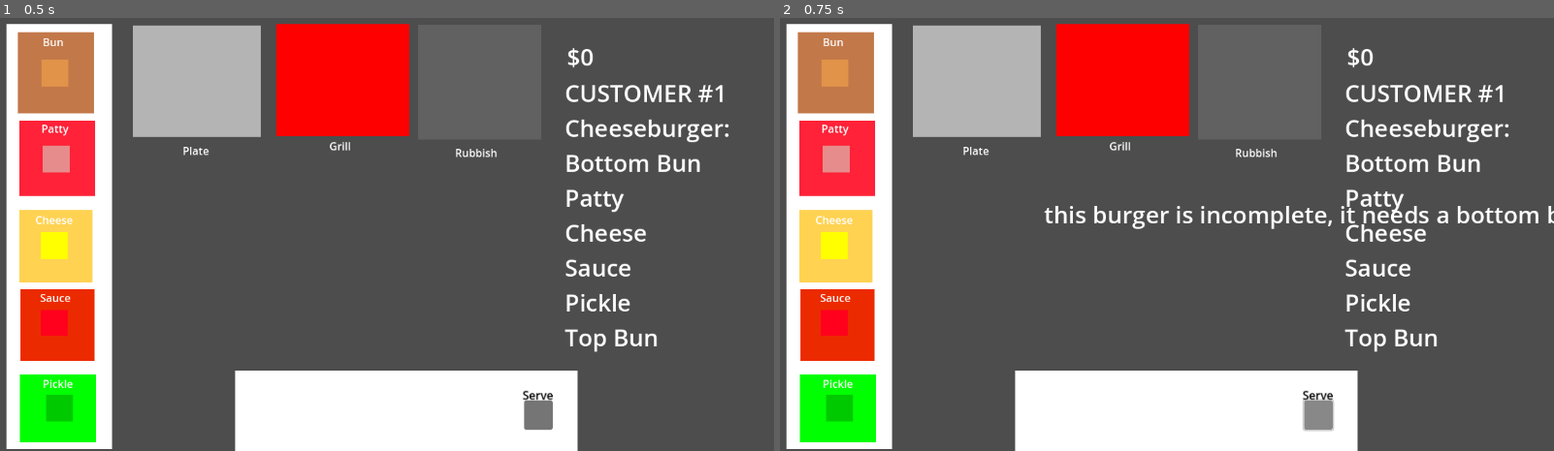
Above: before the commit, frames 1-2 (left to right).
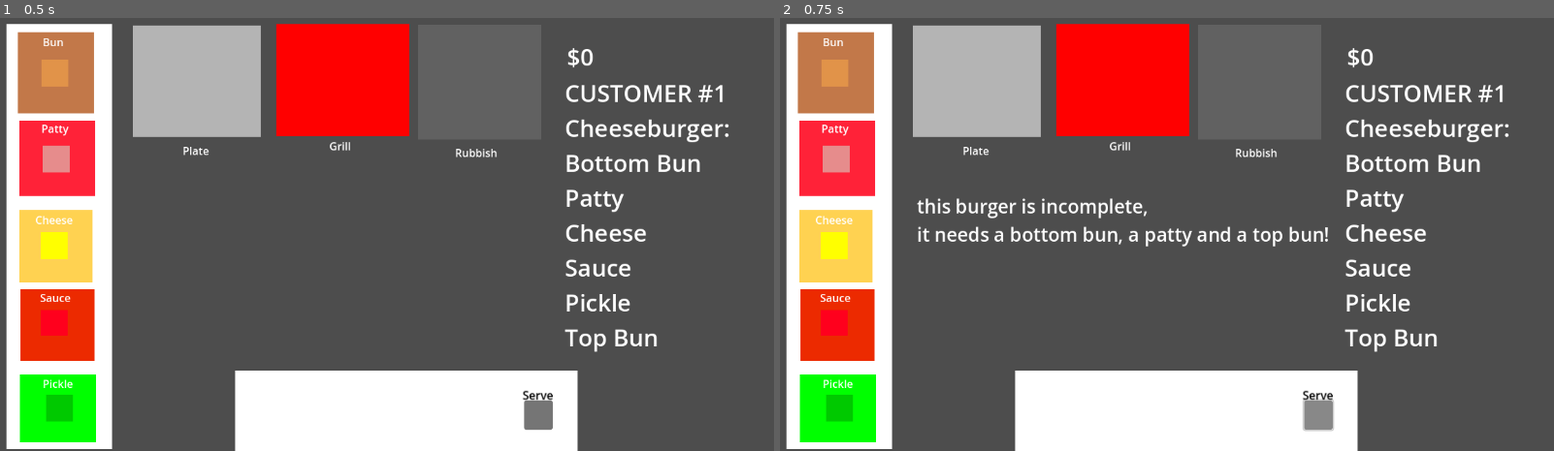
Above: after the commit, the same moments.

Repository: MooseGamerL/BananaPants
Game: Godot game, scene res://Scenes/main.tscn
Two runs of this game, one before a commit and one after it. Both use one fixed random seed, a clock stepped at 60 frames per second and the inputs below.
Inputs:
- Up to frame 1 (0.5 s): no input
- Up to frame 2 (0.75 s): click "Serve" at 0.5 s

Frame 1 is identical in both runs. In frame 2, 2.2% of the frame differs, in the area x 17-100%, y 41-53%.

Commit message:
v1.13
Able to cook two patties at once, by moving the cooktimer start into the patty script.

Diff:
--- a/Scenes/main.tscn
+++ b/Scenes/main.tscn
@@ -322,8 +322,8 @@
 "
 
 [node name="Result Label" type="Label" parent="."]
-offset_left = 394.0
-offset_top = 271.0
-offset_right = 642.0
-offset_bottom = 455.0
-theme_override_font_sizes/font_size = 35
+offset_left = 205.0
+offset_top = 264.0
+offset_right = 453.0
+offset_bottom = 448.0
+theme_override_font_sizes/font_size = 28
--- a/Scripts/Main.gd
+++ b/Scripts/Main.gd
@@ -86,7 +86,7 @@
 	var hint := ""
 	if stack.has("bun"):
 		hint = "\n (click the bun to chop it)"
-	result_label.text = "this burger is incomplete, it needs %s!%s" % [readable_list(wants), hint]
+	result_label.text = "this burger is incomplete, \nit needs %s!%s" % [readable_list(wants), hint]
 	print("REJECTED: missing %s (plate: %s)" % [str(missing), str(stack)])
 
 func readable_list(bits: Array) -> String:
--- a/Scripts/Patty.gd
+++ b/Scripts/Patty.gd
@@ -22,6 +22,7 @@
 
 func ready_extra() -> void:
 	cook_timer.timeout.connect(_on_cook_tick)
+	cook_timer.start()
 	update_visual()
 
 func flip() -> void:
